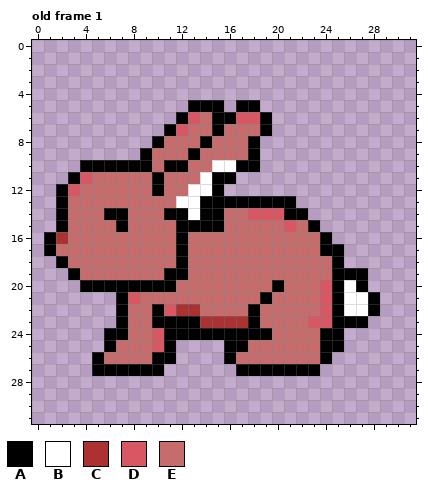
A pixel-art file gets an edit: Assets/ArtStuff/Animals/Bunni/BunAdult.aseprite. The picture above is the old version.
32x32 pixels, 1 frame. Shown: old frame 1. The commit also changed other frames, which this record leaves out.
Palette (. is transparent): A #000000  B #ffffff  C #ac3232  D #d95763  E #c66c6c
Pixels before, old frame 1, first column x 1:
 5 ............AAA.AA..........
 6 ...........ADEAADDA.........
 7 ..........ADEEAEEEA.........
 8 .........AEEEAEEEA..........
 9 ........AEEEAEEEEA..........
10 ...AAAAAAEAAEEBBAA..........
11 ..ADEEEEEAEEEBAA............
12 .ADEEEEEEAEEBBA.............
13 .AEEEEEEEEEBBAAAAAAAA.......
14 .AEEEAAEEEAABAAEEDDDAA......
15 .AEEEEAEEEEAAAAEEEEEDEA.....
16 ACEEEEEEEEEAEEEEEEEEEEEA....
17 AEEEEEEEEEEAEEEEEEEEEEEAA...
18 .AEEEEEEEEEAEEEEEEEEEEEEA...
19 ..AEEEEEEEAAEEEEEEEEEEEEAAA.
20 ...AAAAAAAAEEEEEEEEAEEEDABA.
21 ......ADEEEEEEEEEEAEEEEDABBA
22 ......AEEADCCEEEEAEEEEEDABBA
23 ......AEEAAAACCCCAEEEEDDAAA.
24 .....AAEEDAAAAAAAAAEEEEAA...
25 .....AEEEDA....AAEEEEEEAA...
26 ....AEEEEAA....AEEEEEEEA....
27 ....AAAAAA......AAAAAAA.....
New version:
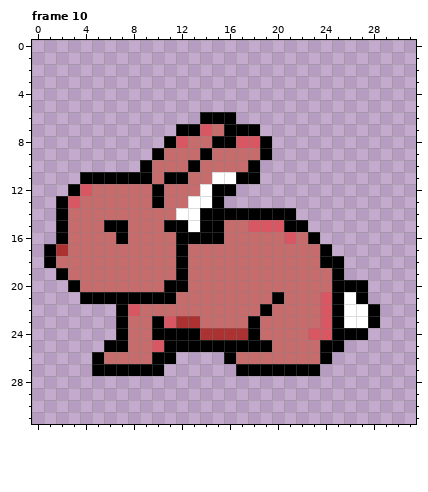
A new or re-ordered frame is compared with the old frame closest to it.
Diff:
frames 1 -> 30
Frame 10 is new; against old frame 1, layer "Adult":
y 5: x 13..15 AAA -> ...; x 17..18 AA -> ..
y 6: x 12..14 ADE -> ..A; x 17..19 DDA -> ...
y 7: x 11..19 ADEEAEEEA -> .AADEAAA.
y 8: x 10..12 AEE -> .AD; x 14..19 AEEEA. -> EAADDA
y 9: x 9..10 AE -> .A; x 13..14 AE -> EA; x 18..19 A. -> EA
y 10: x 4..8 AAAAA -> .....; x 11..13 AAE -> EEA; x 15..17 BBA -> EEE
y 11: x 3..12 ADEEEEEAEE -> .AAAAAAEAA; x 14..18 BAA.. -> EBBAA
y 12: x 2..4 ADE -> .AD; x 13 B -> E; x 16 . -> A
y 13: x 3 E -> D; x 10 E -> A; x 12 B -> E; x 14 A -> B; x 16..21 AAAAAA -> ......
y 14: x 6..7 AA -> EE; x 11..12 AA -> EB; x 16..20 EEDDD -> AAAAA; x 22 A -> .
y 15: x 6 E -> A; x 11 E -> A; x 13 A -> B; x 18..23 EEEDEA -> DDDAA.
y 16: x 1..2 AC -> .A; x 7 E -> A; x 13..15 EEE -> AAA; x 21 E -> D; x 23..24 EA -> A.
y 17: x 2 E -> C; x 25 A -> .
y 18: x 1..2 .A -> AE; x 24 E -> A
y 19: x 2..3 .A -> AE; x 11 A -> E; x 26..27 AA -> ..
y 20: x 3..10 .AAAAAAA -> AEEEEEEE; x 12 E -> A; x 20 A -> E; x 24 D -> E; x 26 B -> A
y 21: x 4..6 ... -> AAA; x 8..11 DEEE -> AAAA; x 19..20 AE -> EA; x 27..28 BA -> A.
y 22: x 8 E -> D; x 10..13 ADCC -> EEEE; x 18..19 AE -> EA
y 23: x 11..17 AAACCCC -> DCCEEEE; x 23 D -> E; x 26..28 AA. -> BBA
y 24: x 6 A -> .; x 10 D -> A; x 14..17 AAAA -> CCCC; x 19 A -> E; x 23..24 EA -> DD; x 26..27 .. -> AA
y 25: x 7 E -> A; x 12..15 .... -> AAAA; x 18..19 EE -> AA
Changed places in both pictures, as pixel boxes (x1, y1, x2, y2):
changed: (44, 100, 380, 352)
